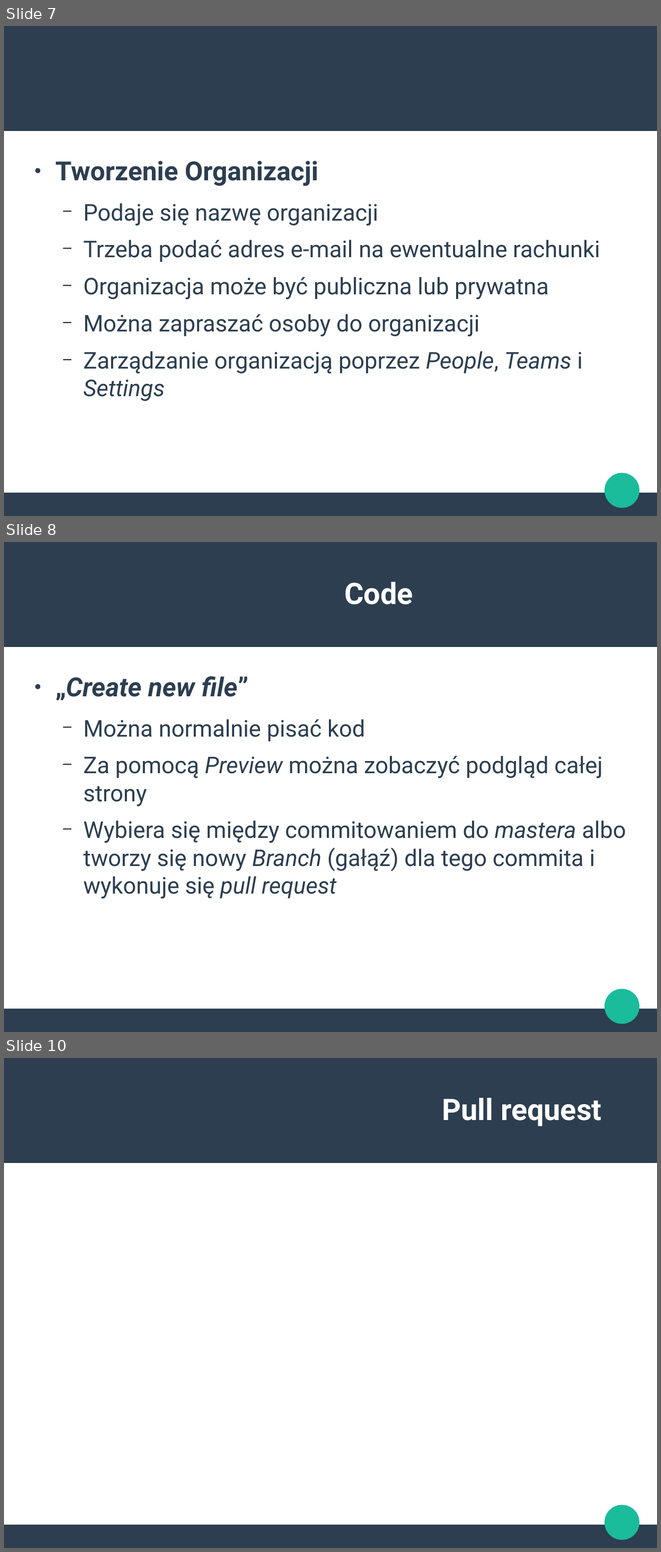
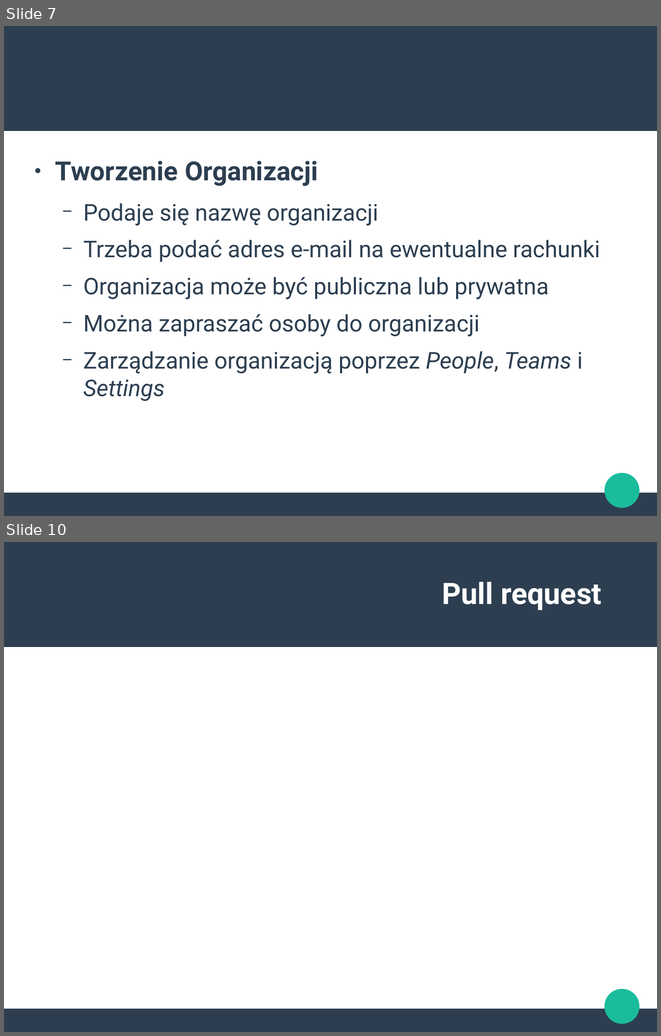
Before and after one commit to PZZProject/ProjecktPrezentacja, a slide deck: PrezentacjaGitHub.odp. Shown one above the other, each under a label of ours: slides 7, 8 and 10 before the commit, slides 7 and 10 after it; the slides between them are not shown. The pictures are 661x1552 and 661x1036 pixels, drawn with LibreOffice and Linux fonts; fonts in the diff are those of the drawing. Boxes give left, top, right and bottom in pixels: in the first picture for what was removed or moved away, otherwise in the second. Text is boxed around its words. In the diff, an @@ line names an element or a change of style, - is before the commit and + after.

```diff
--- a/PrezentacjaGitHub.odp
+++ b/PrezentacjaGitHub.odp
@@ slide 8 removed at bbox=[4, 542, 657, 1032], background #FFFFFF; not listed: 3 template elements that a slide beside it also shows @@
@@ title removed at bbox=[344, 582, 413, 605] @@
-Code
@@ text removed at bbox=[55, 676, 626, 899] @@
-● „Create new file”
-  − Można normalnie pisać kod
-  − Za pomocą Preview można zobaczyć podgląd całej strony
-  − Wybiera się między commitowaniem do mastera albo tworzy się nowy Branch (gałąź) dla tego commita i wykonuje się pull request
```
Also in this commit, not shown: 7 slides added, 6 other slides removed.
